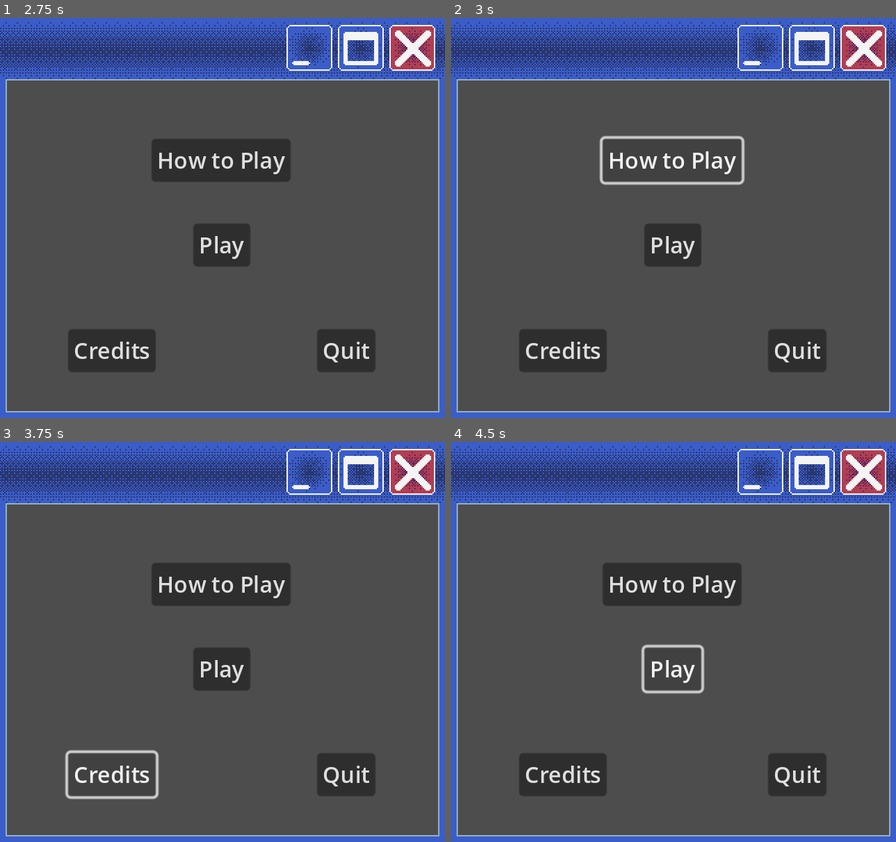
Above: before the commit, frames 1-4 (two rows, left to right).
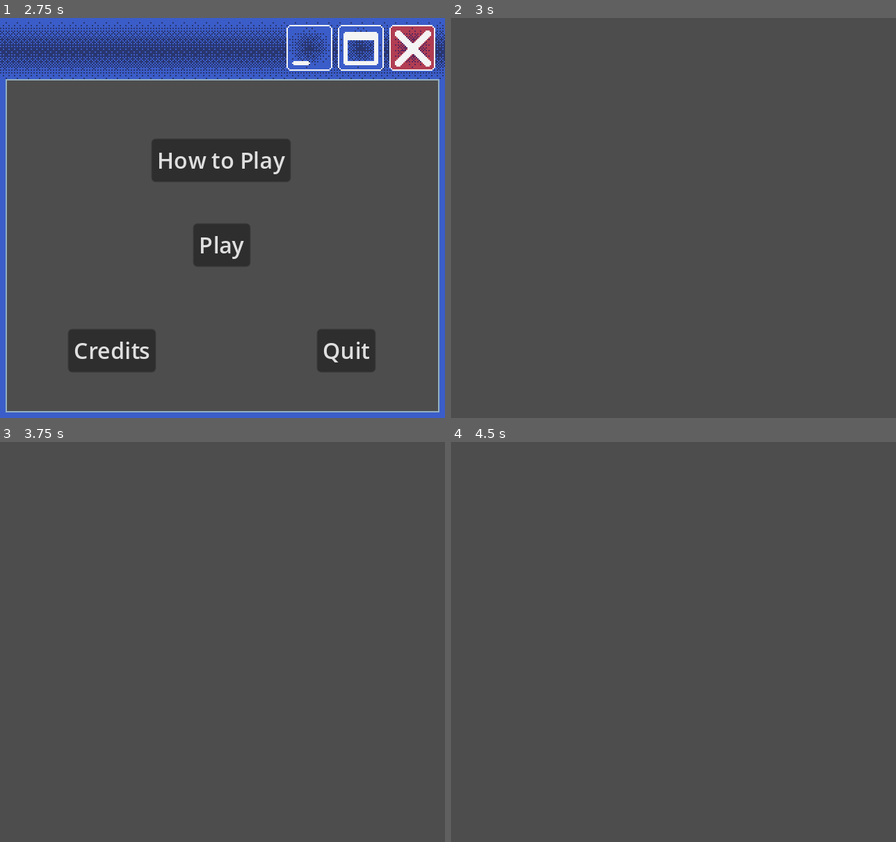
Above: after the commit, the same moments.

Repository: sym-z/wierd-game-jam-spring
Game: Godot game, scene res://Scenes/intro_screen.tscn
The game is run twice, just before and just after one commit, with the same random seed, the same clock (stepped at 60 frames per second) and the same inputs.
Inputs (mouse positions are in pixels of both pictures, inside the frame that each line leads up to):
- Up to frame 1 (2.75 s): tap Enter at 0.5, 2 s; tap Space at 1.25 s
- Up to frame 2 (3 s): click "How to Play" at 2.75 s
- Up to frame 3 (3.75 s): click (111, 774) at 3.5 s, where only the run before the commit has a clickable "Credits"
- Up to frame 4 (4.5 s): click (673, 670) at 4.25 s, where only the run before the commit has a clickable "Play"

Frame 1 is identical in both runs. In frame 2, 26% of the frame differs, in the area x 0-100%, y 0-100%; in frame 3, 27%; in frame 4, 27%.

Commit message:
End of night push

Diff:
--- /dev/null
+++ b/Scenes/credits.tscn
@@ -0,0 +1,9 @@
+[gd_scene format=3 uid="uid://dhtn343dvvl5k"]
+
+[node name="Credits" type="Control"]
+layout_mode = 3
+anchors_preset = 15
+anchor_right = 1.0
+anchor_bottom = 1.0
+grow_horizontal = 2
+grow_vertical = 2
--- /dev/null
+++ b/Scenes/how_to_play.tscn
@@ -0,0 +1,9 @@
+[gd_scene format=3 uid="uid://4hqnn2lr80ih"]
+
+[node name="How To Play" type="Control"]
+layout_mode = 3
+anchors_preset = 15
+anchor_right = 1.0
+anchor_bottom = 1.0
+grow_horizontal = 2
+grow_vertical = 2
--- a/Scenes/level_one.tscn
+++ /dev/null
@@ -1,3 +0,0 @@
-[gd_scene format=3 uid="uid://423an2d4e0m"]
-
-[node name="Level One" type="Node2D"]
--- /dev/null
+++ b/Scenes/level_one_intro.tscn
@@ -0,0 +1,110 @@
+[gd_scene load_steps=20 format=3 uid="uid://423an2d4e0m"]
+
+[ext_resource type="Script" path="res://Scripts/level_one_intro.gd" id="1_bo6mj"]
+[ext_resource type="Texture2D" uid="uid://cdqn6sr4qw4lb" path="res://Sprites/menus/window-base-framing/base.png" id="1_vav2e"]
+[ext_resource type="Texture2D" uid="uid://b0yk6pph7kvpi" path="res://Sprites/customers/customer1.png" id="2_3pcen"]
+[ext_resource type="Texture2D" uid="uid://b0ngomf4ho5u4" path="res://Sprites/customers/text_boxes/1_greeting/textbox1.png" id="4_pp2su"]
+[ext_resource type="Texture2D" uid="uid://2fyqhlgi0pq5" path="res://Sprites/customers/text_boxes/1_greeting/textbox2.png" id="5_rgplg"]
+[ext_resource type="Texture2D" uid="uid://vkbp5yajnx4o" path="res://Sprites/customers/text_boxes/1_greeting/textbox3.png" id="6_ixka1"]
+[ext_resource type="Texture2D" uid="uid://cwbbxdbtxthwb" path="res://Sprites/customers/text_boxes/1_greeting/textbox4.png" id="7_fbtkt"]
+[ext_resource type="Texture2D" uid="uid://cl8bpbr2vuxfp" path="res://Sprites/customers/text_boxes/1_greeting/textbox5.png" id="8_2pd8b"]
+[ext_resource type="Texture2D" uid="uid://bonpahnuq83vv" path="res://Sprites/customers/text_boxes/1_greeting/textbox6.png" id="9_12et0"]
+[ext_resource type="Texture2D" uid="uid://cqgvaje8gdx3i" path="res://Sprites/customers/text_boxes/1_greeting/textbox7.png" id="10_03e7f"]
+[ext_resource type="Texture2D" uid="uid://1edmn7cltjgp" path="res://Sprites/customers/text_boxes/1_greeting/textbox8.png" id="11_04h11"]
+[ext_resource type="Texture2D" uid="uid://tys4om67hlh1" path="res://Sprites/customers/text_boxes/1_greeting/textbox9.png" id="12_chsyo"]
+[ext_resource type="Texture2D" uid="uid://b83crmpg5lcpc" path="res://Sprites/customers/text_boxes/1_greeting/textbox10.png" id="13_ojyat"]
+[ext_resource type="Texture2D" uid="uid://qa676sy75y78" path="res://Sprites/customers/text_boxes/1_greeting/textbox11.png" id="14_q1ous"]
+[ext_resource type="Texture2D" uid="uid://d3h872ktx03ms" path="res://Sprites/customers/text_boxes/1_greeting/textbox12.png" id="15_obdf3"]
+[ext_resource type="Texture2D" uid="uid://btfuul51ogvf1" path="res://Sprites/customers/text_boxes/1_greeting/textbox13.png" id="16_oxm0u"]
+
+[sub_resource type="SpriteFrames" id="SpriteFrames_p6kk5"]
+animations = [{
+"frames": [{
+"duration": 1.0,
+"texture": ExtResource("1_vav2e")
+}],
+"loop": true,
+"name": &"default",
+"speed": 5.0
+}]
+
+[sub_resource type="SpriteFrames" id="SpriteFrames_fhatn"]
+animations = [{
+"frames": [{
+"duration": 1.0,
+"texture": ExtResource("2_3pcen")
+}],
+"loop": true,
+"name": &"default",
+"speed": 5.0
+}]
+
+[sub_resource type="SpriteFrames" id="SpriteFrames_0xnsu"]
+animations = [{
+"frames": [],
+"loop": true,
+"name": &"default",
+"speed": 5.0
+}, {
+"frames": [{
+"duration": 1.0,
+"texture": ExtResource("4_pp2su")
+}, {
+"duration": 1.0,
+"texture": ExtResource("5_rgplg")
+}, {
+"duration": 1.0,
+"texture": ExtResource("6_ixka1")
+}, {
+"duration": 1.0,
+"texture": ExtResource("7_fbtkt")
+}, {
+"duration": 1.0,
+"texture": ExtResource("8_2pd8b")
+}, {
+"duration": 1.0,
+"texture": ExtResource("9_12et0")
+}, {
+"duration": 1.0,
+"texture": ExtResource("10_03e7f")
+}, {
+"duration": 1.0,
+"texture": ExtResource("11_04h11")
+}, {
+"duration": 1.0,
+"texture": ExtResource("12_chsyo")
+}, {
+"duration": 1.0,
+"texture": ExtResource("13_ojyat")
+}, {
+"duration": 1.0,
+"texture": ExtResource("14_q1ous")
+}, {
+"duration": 1.0,
+"texture": ExtResource("15_obdf3")
+}, {
+"duration": 1.0,
+"texture": ExtResource("16_oxm0u")
+}],
+"loop": false,
+"name": &"greeting",
+"speed": 45.0
+}]
+
+[node name="Level One Intro" type="Node2D"]
+script = ExtResource("1_bo6mj")
+
+[node name="Window Frame" type="AnimatedSprite2D" parent="."]
+position = Vector2(160, 144)
+sprite_frames = SubResource("SpriteFrames_p6kk5")
+
+[node name="Customer 1" type="AnimatedSprite2D" parent="Window Frame"]
+position = Vector2(0, 20)
+sprite_frames = SubResource("SpriteFrames_fhatn")
+
+[node name="Textbox" type="AnimatedSprite2D" parent="Window Frame/Customer 1"]
+position = Vector2(-1, 91)
+sprite_frames = SubResource("SpriteFrames_0xnsu")
+animation = &"greeting"
+frame = 12
+frame_progress = 1.0
--- a/Scenes/main_menu.tscn
+++ b/Scenes/main_menu.tscn
@@ -1,7 +1,8 @@
-[gd_scene load_steps=13 format=3 uid="uid://msxd2te1ulky"]
+[gd_scene load_steps=14 format=3 uid="uid://msxd2te1ulky"]
 
 [ext_resource type="Texture2D" uid="uid://raixf8oigd2g" path="res://Sprites/menus/window-base-framing/base1.png" id="1_b6smu"]
 [ext_resource type="Texture2D" uid="uid://cdqn6sr4qw4lb" path="res://Sprites/menus/window-base-framing/base.png" id="1_of563"]
+[ext_resource type="Script" path="res://Scripts/main_menu.gd" id="1_p5ifn"]
 [ext_resource type="Texture2D" uid="uid://dexwh6tbb51bv" path="res://Sprites/menus/window-base-framing/base2.png" id="2_86bm6"]
 [ext_resource type="Texture2D" uid="uid://cf14kiq6viddt" path="res://Sprites/menus/window-base-framing/base3.png" id="3_ouq58"]
 [ext_resource type="Texture2D" uid="uid://cpvdygjckssws" path="res://Sprites/menus/window-base-framing/base4.png" id="4_iuwy7"]
@@ -61,8 +62,9 @@
 anchor_bottom = 1.0
 grow_horizontal = 2
 grow_vertical = 2
+script = ExtResource("1_p5ifn")
 
-[node name="AnimatedSprite2D" type="AnimatedSprite2D" parent="."]
+[node name="Window Frame" type="AnimatedSprite2D" parent="."]
 position = Vector2(160, 144)
 sprite_frames = SubResource("SpriteFrames_ouh6p")
 animation = &"base"
@@ -101,3 +103,8 @@
 offset_right = 112.0
 offset_bottom = 255.0
 text = "Credits"
+
+[connection signal="pressed" from="Play" to="." method="_on_play_pressed"]
+[connection signal="pressed" from="Quit" to="." method="_on_quit_pressed"]
+[connection signal="pressed" from="How to Play" to="." method="_on_how_to_play_pressed"]
+[connection signal="pressed" from="Credits" to="." method="_on_credits_pressed"]
--- /dev/null
+++ b/Scripts/level_one_intro.gd
@@ -0,0 +1,13 @@
+extends Node2D
+
+
+# Called when the node enters the scene tree for the first time.
+func _ready():
+	$"Window Frame/Customer 1/Textbox".animation = "greeting"
+	$"Window Frame/Customer 1/Textbox".play()
+	pass # Replace with function body.
+
+
+# Called every frame. 'delta' is the elapsed time since the previous frame.
+func _process(delta):
+	pass
--- /dev/null
+++ b/Scripts/main_menu.gd
@@ -0,0 +1,27 @@
+extends Control
+
+
+# Called when the node enters the scene tree for the first time.
+func _ready():
+	pass # Replace with function body.
+
+
+# Called every frame. 'delta' is the elapsed time since the previous frame.
+func _process(delta):
+	pass
+
+
+func _on_play_pressed():
+	get_tree().change_scene_to_file("res://Scenes/level_one_intro.tscn")
+
+func _on_quit_pressed():
+	get_tree().quit()
+	pass # Replace with function body.
+
+func _on_how_to_play_pressed():
+	get_tree().change_scene_to_file("res://Scenes/how_to_play.tscn")
+	pass # Replace with function body.
+
+func _on_credits_pressed():
+	get_tree().change_scene_to_file("res://Scenes/credits.tscn")
+	pass # Replace with function body.
Binary file added: Sprites/customers/customer1.ase
Binary file added: Sprites/customers/customer1.png
Not shown, added: Sprites/customers/customer1.png.import
Binary file added: Sprites/customers/text_boxes/1_greeting/textbox1.ase
Binary file added: Sprites/customers/text_boxes/1_greeting/textbox1.png
Not shown, added: Sprites/customers/text_boxes/1_greeting/textbox1.png.import
Binary file added: Sprites/customers/text_boxes/1_greeting/textbox10.png
Not shown, added: Sprites/customers/text_boxes/1_greeting/textbox10.png.import
Binary file added: Sprites/customers/text_boxes/1_greeting/textbox11.png
Not shown, added: Sprites/customers/text_boxes/1_greeting/textbox11.png.import
Binary file added: Sprites/customers/text_boxes/1_greeting/textbox12.png
Not shown, added: Sprites/customers/text_boxes/1_greeting/textbox12.png.import
(and 25 more such lines)
